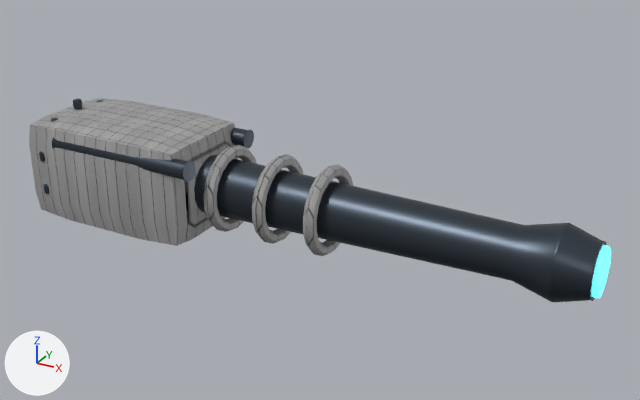
A saved change to the Blender file assets/ships/parts/blender/weapon_pulse_cannon_authored.blend.
Both versions are drawn from a 50 mm camera at (5.5, -5.51, 2.83) aimed at (2.41, 0.1, 0.02). Every picture has the same lights, and +X, +Y and +Z are marked at lower left. The older version comes first.

In view in the first picture: 'Pulse_Muzzle_Glow', 'weapon_pulse_cannon_Material_Hull_Merged', 'weapon_pulse_cannon_Material_Mechanical_Merged'.
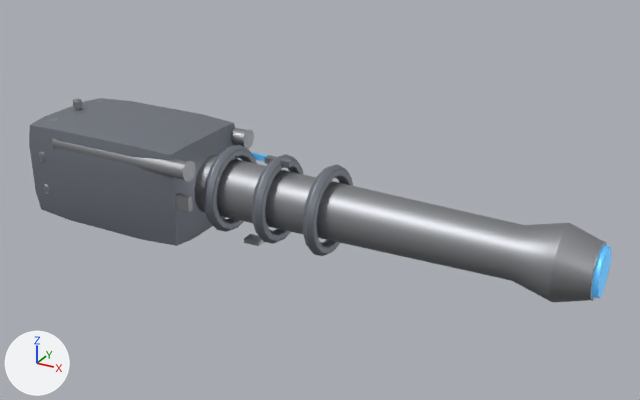
The change in detail:
In material 'Material_Accent' (mat_material_accent), roughness goes from 0.28 to 0.5.
Material 'Material_Accent' (mat_material_accent) changes colour from cyan #59adb8 to blue #6cc4f9; in linear values from (0.1, 0.42, 0.48) to (0.15, 0.55, 0.95).
In material 'Material_Accent' (mat_material_accent), metallic goes from 0.08 to 0.55.
In material 'Material_Accent' (mat_material_accent), emission_color goes from (0.08, 0.65, 0.75) (cyan #50d3e1) to (0.1, 0.45, 0.9) (blue #59b3f3).
In material 'Material_Accent' (mat_material_accent), emission_strength goes from 2.2 to 0.35.
In material 'Material_Mechanical' (mat_material_mechanical), roughness goes from 0.38 to 0.5.
Material 'Material_Mechanical' (mat_material_mechanical) changes colour from greyish blue #424b55 to grey #a0a2a6; in linear values from (0.055, 0.07, 0.09) to (0.35, 0.36, 0.38).
In material 'Material_Mechanical' (mat_material_mechanical), metallic goes from 0.82 to 0.85.
Material 'Material_Hull' (mat_material_hull) is new.
Its base color is (0.22, 0.24, 0.28) (grey #818690).
Its metallic is 0.55.
Its coat weight is 0.12.
me_weapon_pulse_cannon_material_hull_merged has 474 vertices, 840 faces and spans x -0.15..2.6, y -0.5..0.5, z -0.45..0.45.
me_weapon_pulse_cannon_material_hull_merged no longer uses material mat_material_hull_001.
me_weapon_pulse_cannon_material_hull_merged gains material mat_material_hull (grey #818690).
Mesh me_cube_011 is new.
It is a box spanning x -0.5..0.5, y -0.5..0.5, z -0.5..0.5.
It uses material mat_material_mechanical (grey #a0a2a6).
Mesh me_cube_009 is new.
It is a box spanning x -0.5..0.5, y -0.5..0.5, z -0.5..0.5.
It uses material mat_material_accent (blue #6cc4f9, glowing blue #59b3f3).
Mesh me_cube_003 is new.
It is a box spanning x -0.5..0.5, y -0.5..0.5, z -0.5..0.5.
It uses material mat_material_hull (grey #818690).
Object 'DET_cooling_fin' (ob_det_cooling_fin) is new; it shows me_cube_011.
Its parent is ob_weapon_pulse_cannon_material_hull_merged.
Its location is (1.85, 0.0, -0.42).
Its scale is (0.14, 0.1, 0.04).
It gains a BEVEL modifier named 'Bevel'.
Modifier setting: width = 0.004.
Modifier setting: width_pct = 0.004.
Modifier setting: segments = 2.
Object 'DET_faction_stripe_port' (ob_det_faction_stripe_port) is new; it shows me_cube_009.
Its parent is ob_weapon_pulse_cannon_material_hull_merged.
Its location is (1.65, 0.45, 0.12).
Its scale is (0.3, 0.03, 0.05).
It gains a BEVEL modifier named 'Bevel'.
Modifier setting: width = 0.004.
Modifier setting: width_pct = 0.004.
Modifier setting: segments = 2.
Object 'DET_pulse_scorch' (ob_det_pulse_scorch) is new; it shows me_cube_003.
Its parent is ob_weapon_pulse_cannon_material_hull_merged.
Its location is (2.1, 0.0, 0.32).
Its scale is (0.22, 0.06, 0.05).
It gains a BEVEL modifier named 'Bevel'.
Modifier setting: width = 0.004.
Modifier setting: width_pct = 0.004.
Modifier setting: segments = 2.
Object 'DET_heat_vent_stack' (ob_det_heat_vent_stack) is new; it shows a copy of me_cube_011.
Its parent is ob_weapon_pulse_cannon_material_hull_merged.
Its location is (1.45, -0.42, 0.0).
Its scale is (0.18, 0.05, 0.12).
It gains a BEVEL modifier named 'Bevel'.
Modifier setting: width = 0.004.
Modifier setting: width_pct = 0.004.
Modifier setting: segments = 2.

Pixel boxes (x1, y1, x2, y2) of what changed, in the pictures (640 x 400 px):
'weapon_pulse_cannon_Material_Hull_Merged', recoloured (darker)
    both: (29, 98, 353, 256)
'weapon_pulse_cannon_Material_Mechanical_Merged', recoloured (lighter)
    both: (39, 99, 606, 302)
'Pulse_Muzzle_Glow', recoloured (cyan to blue)
    both: (592, 245, 611, 298)
'DET_heat_vent_stack', added
    after: (175, 193, 193, 212)
'DET_cooling_fin', added
    after: (244, 234, 264, 246)
'DET_pulse_scorch', added
    after: (265, 155, 293, 168)
'DET_faction_stripe_port', added (mostly hidden)
    after: (251, 152, 268, 162)
